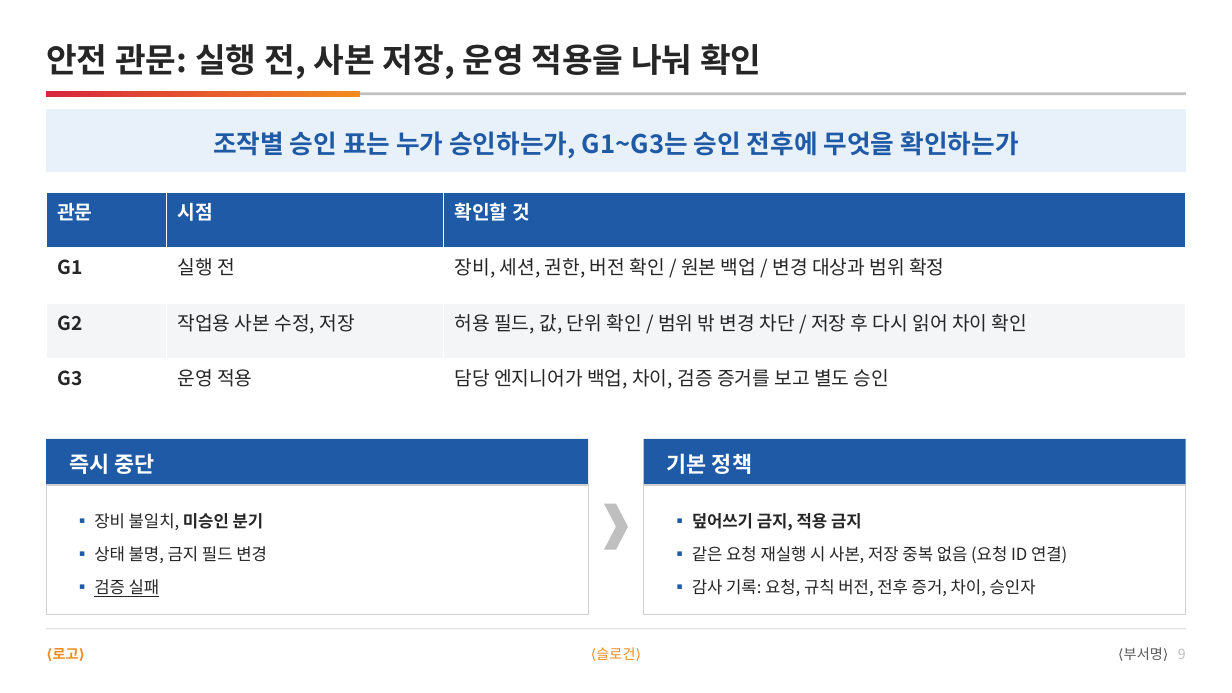
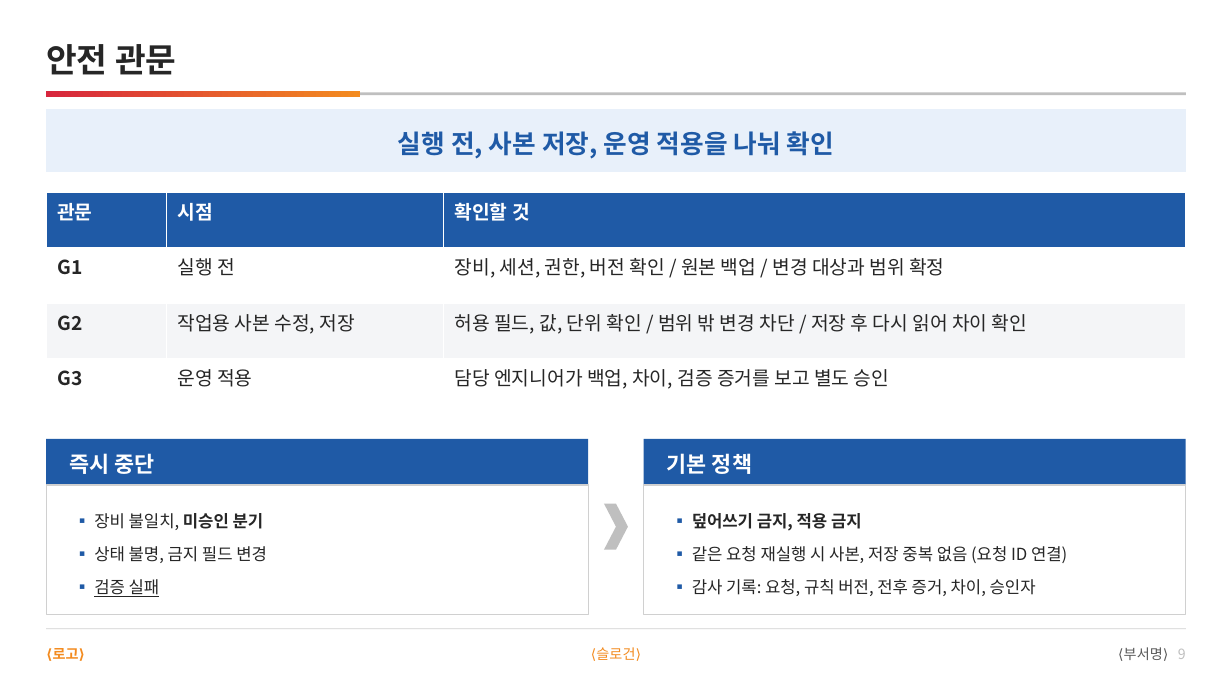
Before and after one commit to DarrenKoi/pm_notes, a slide deck: slide 9 of my-task/arc-tf/deliverables/arc-tf-team-full.pptx. Drawn at 1232x693 pixels with LibreOffice and Linux fonts; fonts in the diff are those of the drawing. Boxes give left, top, right and bottom in pixels: in the first picture for what was removed or moved away, otherwise in the second. Text is boxed around its words. In the diff, an @@ line names an element or a change of style, - is before the commit and + after.

```diff
--- a/my-task/arc-tf/deliverables/arc-tf-team-full.pptx
+++ b/my-task/arc-tf/deliverables/arc-tf-team-full.pptx
@@ text at (46,44,176,75): text changed @@
-안전 관문: 실행 전, 사본 저장, 운영 적용을 나눠 확인
+안전 관문
@@ text at (398,131,834,159): text changed @@
-조작별 승인 표는 누가 승인하는가, G1~G3는 승인 전후에 무엇을 확인하는가
+실행 전, 사본 저장, 운영 적용을 나눠 확인
```
Also in this commit, not shown: 5 other slides changed, 8 other files.
